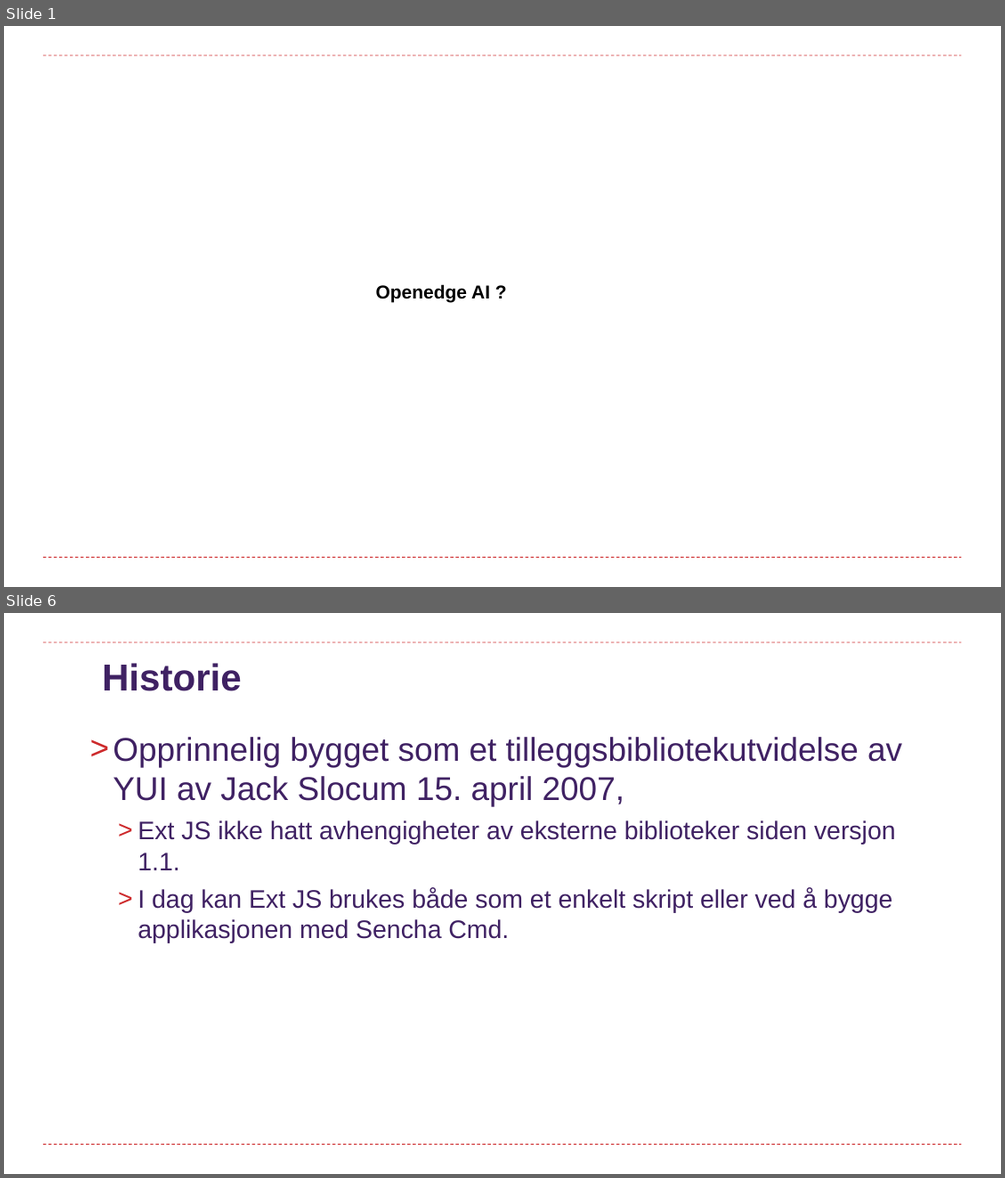
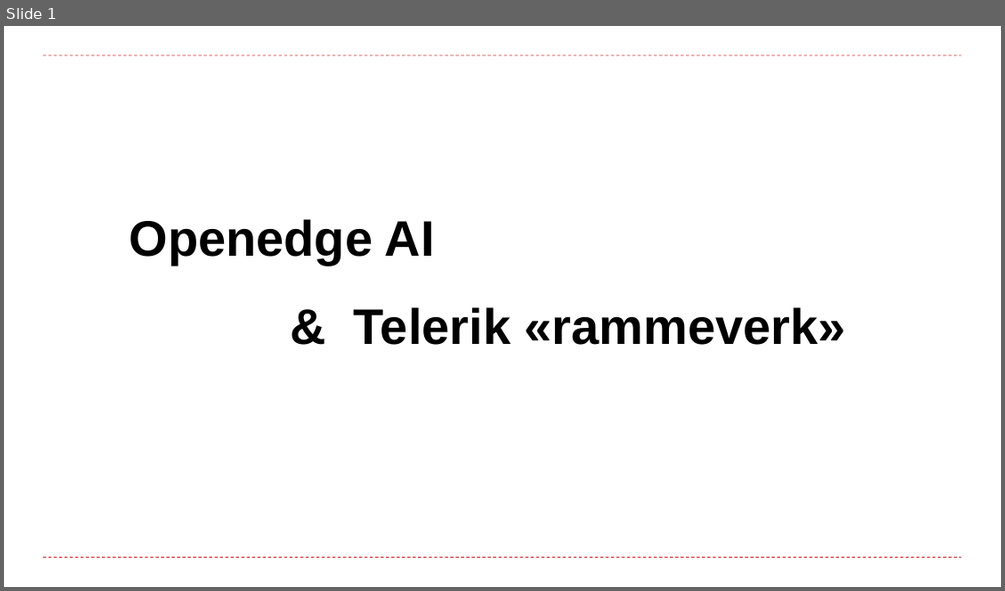
Before and after one commit to curtoldenborg/mcp, a slide deck: resources/documents/Brukerforeningen_2026.pptx. Shown one above the other, each under a label of ours: slides 1 and 6 before the commit, slide 1 after it; the slides between them are not shown. The pictures are 1005x1178 and 1005x591 pixels, drawn with LibreOffice and Linux fonts; fonts in the diff are those of the drawing; background and template pictures are left out. Boxes give left, top, right and bottom in pixels: in the first picture for what was removed or moved away, otherwise in the second. Text is boxed around its words. In the diff, an @@ line names an element or a change of style, - is before the commit and + after.

```diff
--- a/resources/documents/Brukerforeningen_2026.pptx
+++ b/resources/documents/Brukerforeningen_2026.pptx
@@ slide 6 removed at (4,613,1001,1174), background #FFFFFF; not listed: 2 template elements that a slide beside it also shows @@
@@ title removed at (102,663,242,691) @@
-Historie
@@ text removed at (113,737,902,943) @@
-> Opprinnelig bygget som et tilleggsbibliotekutvidelse av YUI av Jack Slocum 15. april 2007,
-  > Ext JS ikke hatt avhengigheter av eksterne biblioteker siden versjon 1.1.
-  > I dag kan Ext JS brukes både som et enkelt skript eller ved å bygge applikasjonen med Sencha Cmd.
@@ slide 1 changed as well @@
@@ text at (129,219,435,265): text changed; size 18 to 48 pt @@
-Openedge AI ?
+Openedge AI
@@ text added at (354,307,846,345), 48 pt, text #000000, bold @@
+& Telerik «rammeverk»
```
Also in this commit, not shown: 21 slides added, 24 other slides removed, 2 other files.
